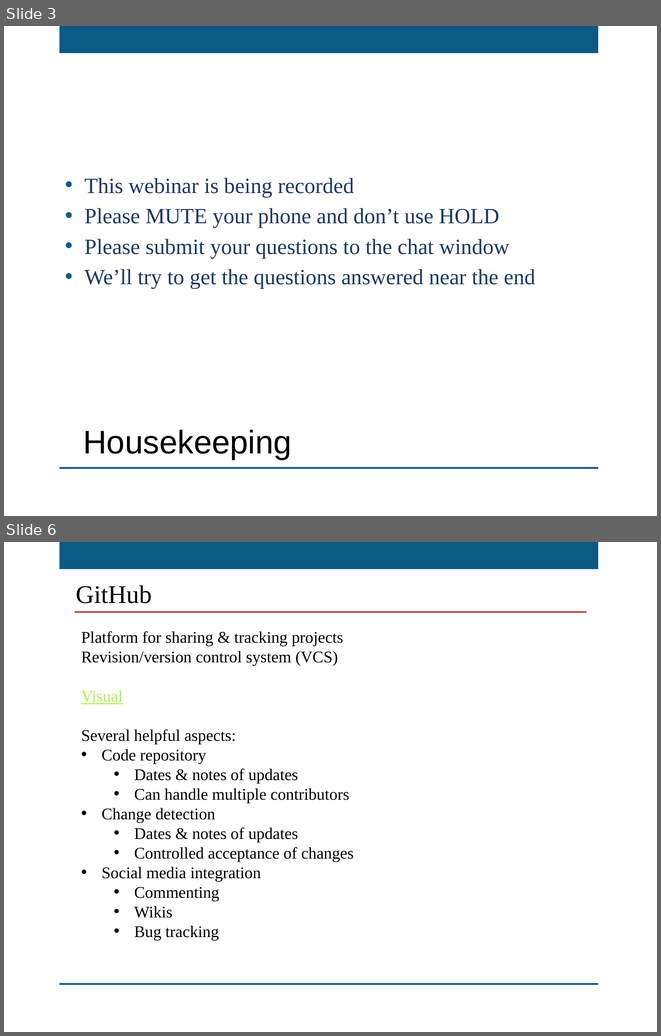
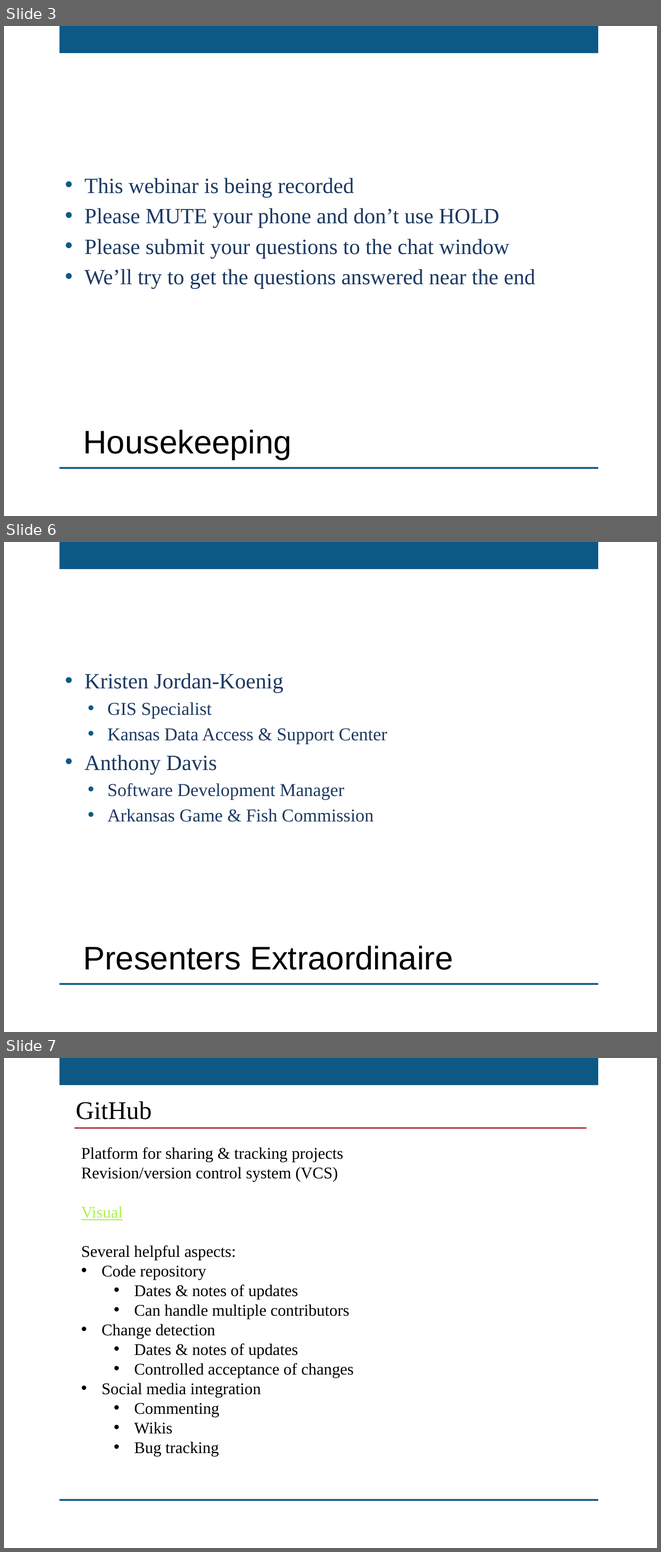
Before and after one commit to kansasgis/GithubWebinar_2015, a slide deck: MAGIC_GitHub_Webinar.pptx. Shown one above the other, each under a label of ours: slides 3 and 6 before the commit, slides 3, 6 and 7 after it; the slides between them are not shown. The pictures are 661x1036 and 661x1552 pixels, drawn with LibreOffice and Linux fonts; fonts in the diff are those of the drawing; background and template pictures are left out. Boxes give left, top, right and bottom in pixels: in the first picture for what was removed or moved away, otherwise in the second. Text is boxed around its words. In the diff, an @@ line names an element or a change of style, - is before the commit and + after.

```diff
--- a/MAGIC_GitHub_Webinar.pptx
+++ b/MAGIC_GitHub_Webinar.pptx
@@ slide 6 added at bbox=[4, 542, 657, 1032], background picture (left out); not listed: 2 template elements that a slide beside it also shows @@
@@ text added at bbox=[85, 673, 387, 822], 20 pt, text #1B3861 @@
+• Kristen Jordan-Koenig
+  • GIS Specialist
+  • Kansas Data Access & Support Center
+• Anthony Davis
+  • Software Development Manager
+  • Arkansas Game & Fish Commission
@@ text added at bbox=[83, 945, 453, 970], 36 pt, text #000000 @@
+Presenters Extraordinaire
@@ what was slide 6 is now slide 7 @@
```
Also in this commit, not shown: 2 slides changed, 1 other slide added, 1 slide removed.
